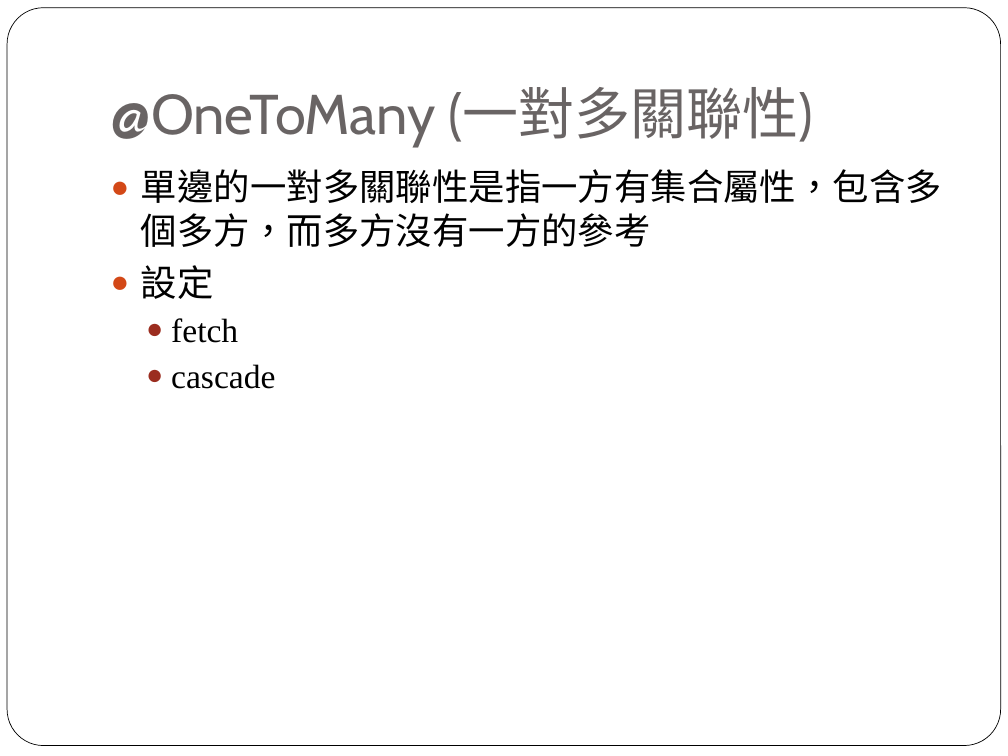
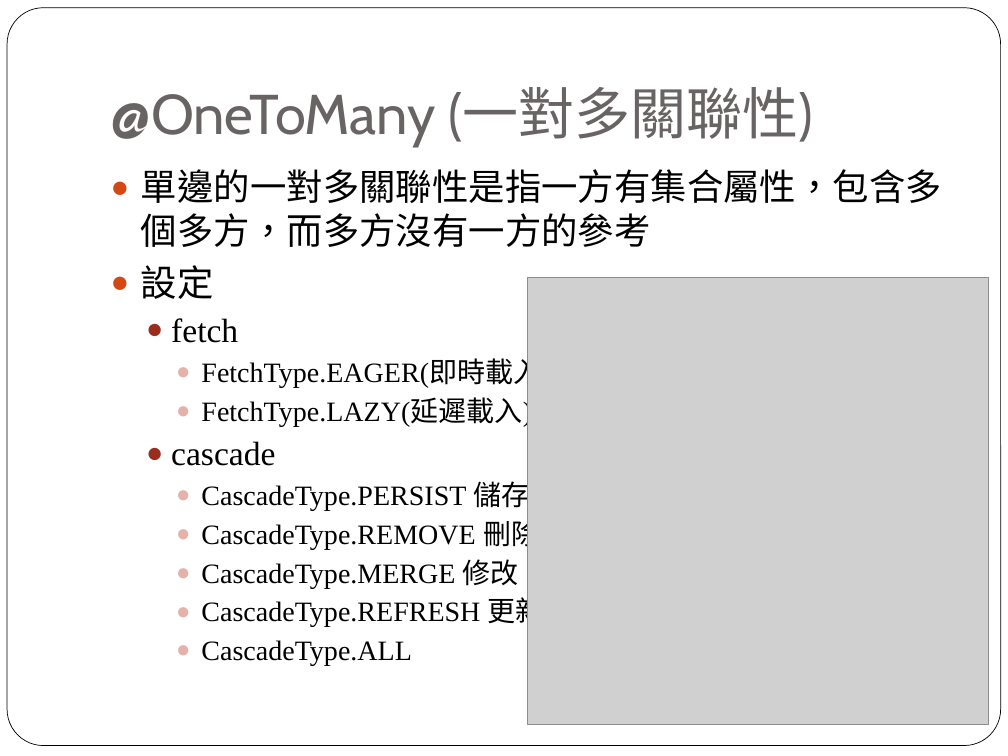
Before and after one commit to lontn/spring-jpa, a slide deck: slide 17 of doc/Spring JPA配置.pptx. Drawn at 1008x756 pixels with LibreOffice and Linux fonts; fonts in the diff are those of the drawing; grey boxes stand for pictures. Boxes give left, top, right and bottom in pixels: in the first picture for what was removed or moved away, otherwise in the second. Text is boxed around its words. In the diff, an @@ line names an element or a change of style, - is before the commit and + after.

Commit message:
# ManyToOne

```diff
--- a/doc/Spring JPA配置.pptx
+++ b/doc/Spring JPA配置.pptx
@@ picture added at <box>528,277,989,725</box> @@
@@ text at <box>201,360,550,426</box>: paragraphs added @@
+    ● FetchType.EAGER(即時載入)
+    ● FetchType.LAZY(延遲載入)
@@ text at <box>201,477,544,666</box>: paragraphs added @@
+    ● CascadeType.PERSIST 儲存
+    ● CascadeType.REMOVE 刪除
+    ● CascadeType.MERGE 修改
+    ● CascadeType.REFRESH 更新
+    ● CascadeType.ALL
```
Also in this commit, not shown: 5 other files.
